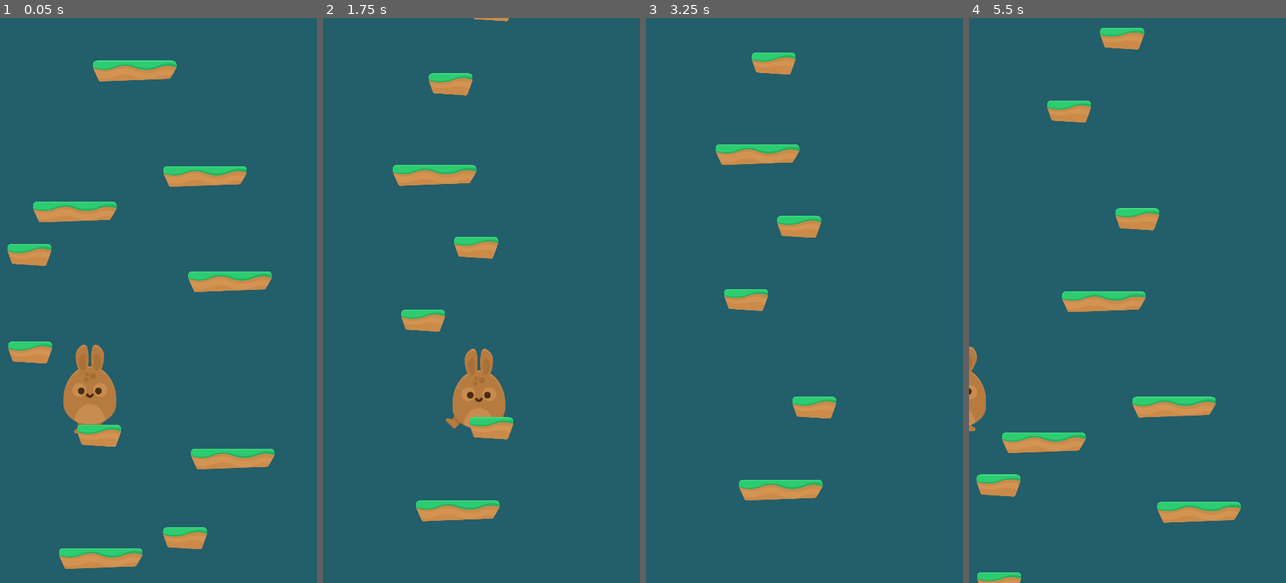
Above: before the commit, frames 1-4 (left to right).
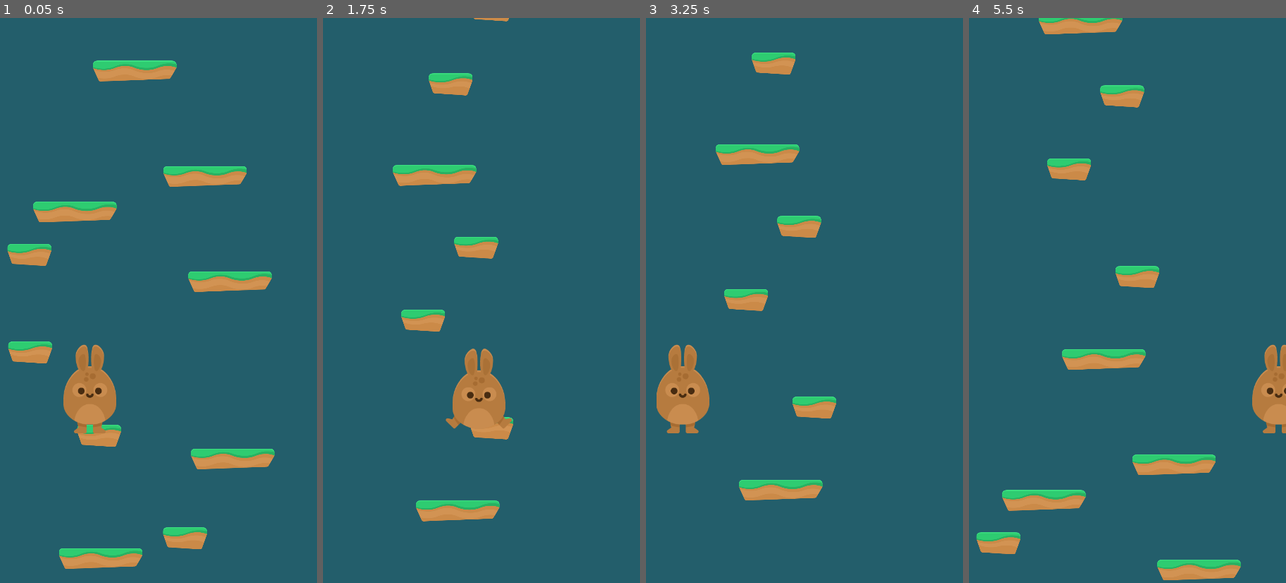
Above: after the commit, the same moments.

Repository: avodhel/Godot-Learn-Projects
Game: Godot game, scene res://Scenes/Game.tscn
Same seed, same stepped clock (60 frames per second), same inputs: the game is played once before the commit and once after it.
Inputs:
- Up to frame 1 (0.05 s): no input
- Up to frame 2 (1.75 s): tap Enter (ui_accept) at 0.5, 1.35, 1.52 s; hold Right (ui_right) 0.53-1.28 s; hold Enter (ui_accept) 0.53-1.28 s; hold Left (ui_left) from 1.28 s (still down)
- Up to frame 3 (3.25 s): tap Enter (ui_accept) at 1.82, 2.85, 3.02 s; release Left (ui_left) at 2.03 s; hold Enter (ui_accept) 2.03-2.78 s; hold Right (ui_right) from 2.03 s (still down)
- Up to frame 4 (5.5 s): tap Enter (ui_accept) at 3.32, 4.35, 4.52, 4.82 s; release Right (ui_right) at 3.53 s; hold Enter (ui_accept) 3.53-4.28 s; hold Left (ui_left) from 3.53 s (still down); hold Enter (ui_accept) from 5.03 s (still down)

The runs differ from the first frame. In frame 1, less than 0.1% of the frame differs, in the area x 24-34%, y 72-74%; in frame 2, 0.2%; in frame 3, 1.8%; in frame 4, 13%, in the area x 0-100%, y 0-100%.

Commit message:
Platform Jump v0.8(spawning more platforms, restart game and when the player goes of screen teleport it to the other side)

Diff:
--- a/Platform Jump/Scenes/Game.tscn
+++ b/Platform Jump/Scenes/Game.tscn
@@ -26,3 +26,5 @@
 
 [node name="Player" parent="." instance=ExtResource( 4 )]
 position = Vector2( 204.055, 486.142 )
+
+[connection signal="just_jumped" from="Player" to="." method="_on_Player_just_jumped"]
--- a/Platform Jump/Scenes/Player.tscn
+++ b/Platform Jump/Scenes/Player.tscn
@@ -23,6 +23,7 @@
 height = 82.3726
 
 [node name="Player" type="KinematicBody2D"]
+z_index = 1
 script = ExtResource( 1 )
 
 [node name="AnimatedSprite" type="AnimatedSprite" parent="."]
--- a/Platform Jump/Scripts/Game.gd
+++ b/Platform Jump/Scripts/Game.gd
@@ -18,9 +18,6 @@
 	current_max_interval = MAX_INTERVAL
 	_spawn_first_platforms()
 
-func _process(delta):
-	pass
-
 func _spawn_first_platforms():
 	for counter in range(INITIAL_PLATFORMS_COUNT):
 		_spawn_platform()
@@ -40,3 +37,7 @@
 	current_max_interval += 7.5
 	current_min_interval = clamp(current_min_interval, MIN_INTERVAL, MAX_INTERVAL / 0.75)
 	current_max_interval = clamp(current_max_interval, MIN_INTERVAL, MAX_INTERVAL)
+
+func _on_Player_just_jumped():#when player jumps
+	for counter in range(3):
+		_spawn_platform()
--- a/Platform Jump/Scripts/Player.gd
+++ b/Platform Jump/Scripts/Player.gd
@@ -1,4 +1,6 @@
 extends KinematicBody2D
+
+signal just_jumped
 
 export (int) var speed = 500
 
@@ -14,6 +16,8 @@
 var jumping = false
 var current_jump_force = 0
 var current_gravity = 0
+var highest_reached_position = 300
+var death_position_offset = 1200
 
 func _ready():
 	screen_width = get_viewport_rect().size.x
@@ -28,12 +32,18 @@
 		position.y -= current_jump_force
 		_decrement_jump(delta)
 
+	highest_reached_position = position.y if position.y < highest_reached_position else highest_reached_position
+	if position.y >= highest_reached_position + death_position_offset:
+		die()
+
 	if Input.is_action_pressed("ui_left"):
 		position.x -= speed * delta
 	elif Input.is_action_pressed("ui_right"):
 		position.x += speed * delta
 	elif Input.is_action_pressed("ui_accept"):
 		jump()
+
+	_check_boundaries() #if player goes out of screen, teleport player the other side
 
 func jump():
 	if jumping:
@@ -42,6 +52,11 @@
 	jumping = true
 	current_jump_force = JUMP_FORCE
 	animated_sprite.play("jump")
+	emit_signal("just_jumped")
+
+func die():
+#	yield(get_tree().create_timer(2), "timeout")
+	get_tree().reload_current_scene()
 
 func _increment_gravity(delta):
 	current_gravity += GRAVITY_INCREMENT * delta
@@ -54,3 +69,9 @@
 		current_jump_force = 0
 		jumping = false
 		animated_sprite.play("idle")
+
+func _check_boundaries():#if player goes out of screen, teleport player the other side
+	if position.x > screen_width:
+		position.x = 0
+	elif position.x < 0:
+		position.x = screen_width
